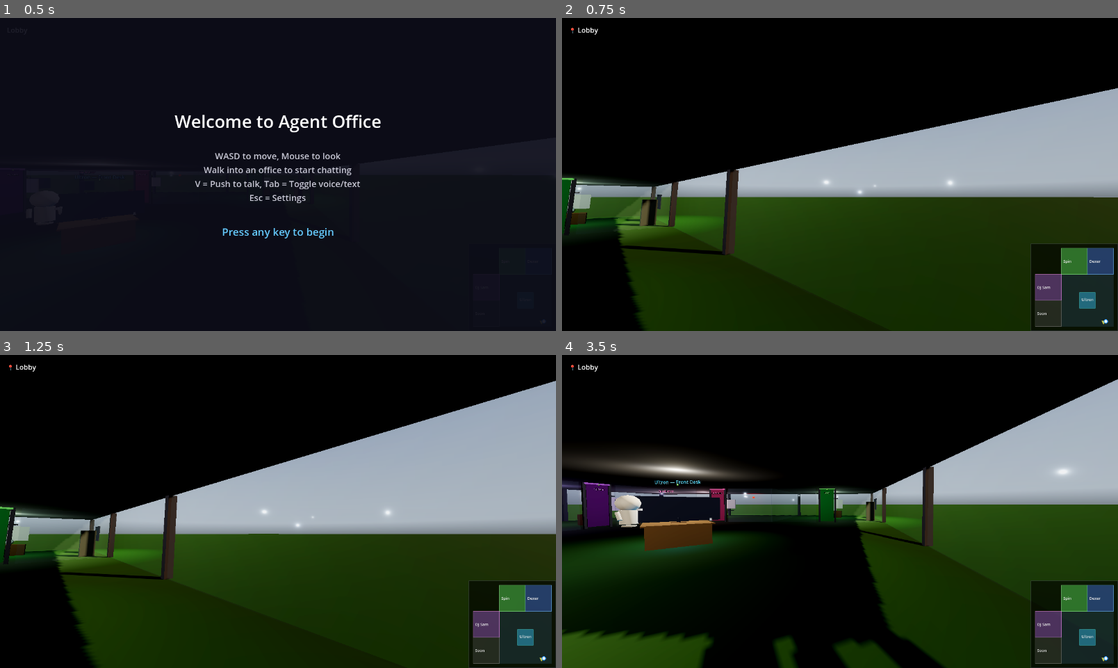
Above: before the commit, frames 1-4 (two rows, left to right).
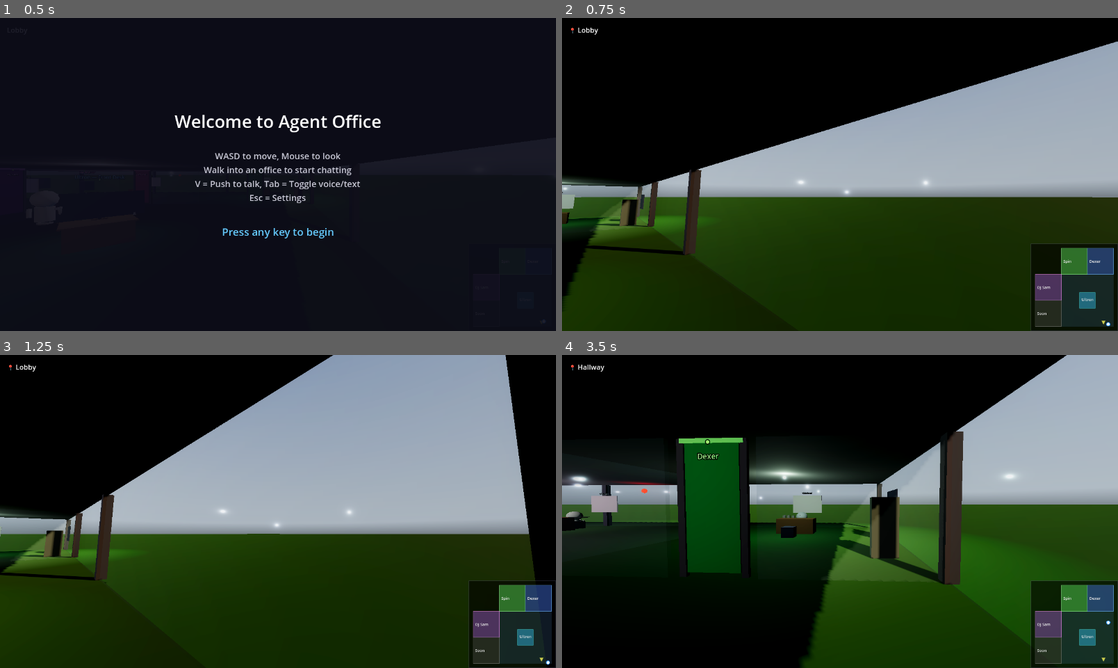
Above: after the commit, the same moments.

Repository: ultron02012026-agent/agent-office
Game: Godot game, scene res://scenes/main.tscn
The game is run twice, just before and just after one commit, with the same random seed, the same clock (stepped at 60 frames per second) and the same inputs. A sky picture missing from this copy of the repository is replaced by a grey-blue gradient.
Inputs (mouse positions are in pixels of both pictures, inside the frame that each line leads up to):
- Up to frame 1 (0.5 s): no input
- Up to frame 2 (0.75 s): tap Enter at 0.5 s; move the mouse to (962, 158) at 0.52 s; hold Right (move_right, bound only after the commit) from 0.53 s (still down); tap V at 0.6 s; click (962, 158) at 0.67 s
- Up to frame 3 (1.25 s): keep holding Right (move_right, bound only after the commit)
- Up to frame 4 (3.5 s): move the mouse to (812, 511) at 1.27 s; release Right (move_right, bound only after the commit) at 1.28 s; hold Up (move_forward, bound only after the commit) from 1.28 s (still down); tap V at 1.35, 2.1, 2.85 s; move the mouse to (851, 505) at 2.02 s; move the mouse to (834, 517) at 2.77 s

Frame 1 is identical in both runs. In frame 2, 13% of the frame differs, in the area x 0-100%, y 7-100%; in frame 3, 26%; in frame 4, 35%, in the area x 0-100%, y 0-100%.

Commit message:
feat: switch movement to arrow keys, remove WASD entirely

Diff:
--- a/project.godot
+++ b/project.godot
@@ -27,22 +27,22 @@
 
 move_forward={
 "deadzone": 0.5,
-"events": [Object(InputEventKey,"resource_local_to_scene":fa …(140 unchanged characters)… d":false,"keycode":0,"physical_keycode":87,"key_label":0,"unicode":119,"location":0,"echo":false,"script":null)
+"events": [Object(InputEventKey,"resource_local_to_scene":fa …(140 unchanged characters)… d":false,"keycode":0,"physical_keycode":4194320,"key_label":0,"unicode":0,"location":0,"echo":false,"script":null)
 ]
 }
 move_backward={
 "deadzone": 0.5,
-"events": [Object(InputEventKey,"resource_local_to_scene":fa …(140 unchanged characters)… d":false,"keycode":0,"physical_keycode":83,"key_label":0,"unicode":115,"location":0,"echo":false,"script":null)
+"events": [Object(InputEventKey,"resource_local_to_scene":fa …(140 unchanged characters)… d":false,"keycode":0,"physical_keycode":4194322,"key_label":0,"unicode":0,"location":0,"echo":false,"script":null)
 ]
 }
 move_left={
 "deadzone": 0.5,
-"events": [Object(InputEventKey,"resource_local_to_scene":fa …(140 unchanged characters)… d":false,"keycode":0,"physical_keycode":65,"key_label":0,"unicode":97,"location":0,"echo":false,"script":null)
+"events": [Object(InputEventKey,"resource_local_to_scene":fa …(140 unchanged characters)… d":false,"keycode":0,"physical_keycode":4194319,"key_label":0,"unicode":0,"location":0,"echo":false,"script":null)
 ]
 }
 move_right={
 "deadzone": 0.5,
-"events": [Object(InputEventKey,"resource_local_to_scene":fa …(140 unchanged characters)… d":false,"keycode":0,"physical_keycode":68,"key_label":0,"unicode":100,"location":0,"echo":false,"script":null)
+"events": [Object(InputEventKey,"resource_local_to_scene":fa …(140 unchanged characters)… d":false,"keycode":0,"physical_keycode":4194321,"key_label":0,"unicode":0,"location":0,"echo":false,"script":null)
 ]
 }
 push_to_talk={
--- a/scripts/chat_ui.gd
+++ b/scripts/chat_ui.gd
@@ -142,11 +142,8 @@
 			voice_indicator.text = "🔊 " + current_room + " is speaking..."
 			voice_indicator.modulate = Color(0.8, 0.7, 0.3, 0.9)
 
-func _on_text_gui_input(event: InputEvent):
-	# When text input is empty, swallow WASD so they pass through to player movement
-	if event is InputEventKey and event.pressed and text_input.text.is_empty():
-		if event.keycode in [KEY_W, KEY_A, KEY_S, KEY_D]:
-			text_input.accept_event()
+func _on_text_gui_input(_event: InputEvent):
+	pass
 
 func _process(_delta):
 	# Keep cursor in text input whenever chat panel is visible
--- a/scripts/player.gd
+++ b/scripts/player.gd
@@ -73,10 +73,7 @@
 	if not is_on_floor():
 		velocity.y -= 20.0 * delta
 
-	var input_dir = Vector2.ZERO
-	var chat_ui = get_node_or_null("/root/Main/ChatUI")
-	if not (chat_ui and chat_ui.text_input and chat_ui.text_input.has_focus() and not chat_ui.text_input.text.is_empty()):
-		input_dir = Input.get_vector("move_left", "move_right", "move_forward", "move_backward")
+	var input_dir = Input.get_vector("move_left", "move_right", "move_forward", "move_backward")
 
 	var direction = (transform.basis * Vector3(input_dir.x, 0, input_dir.y)).normalized()
 	if direction:
